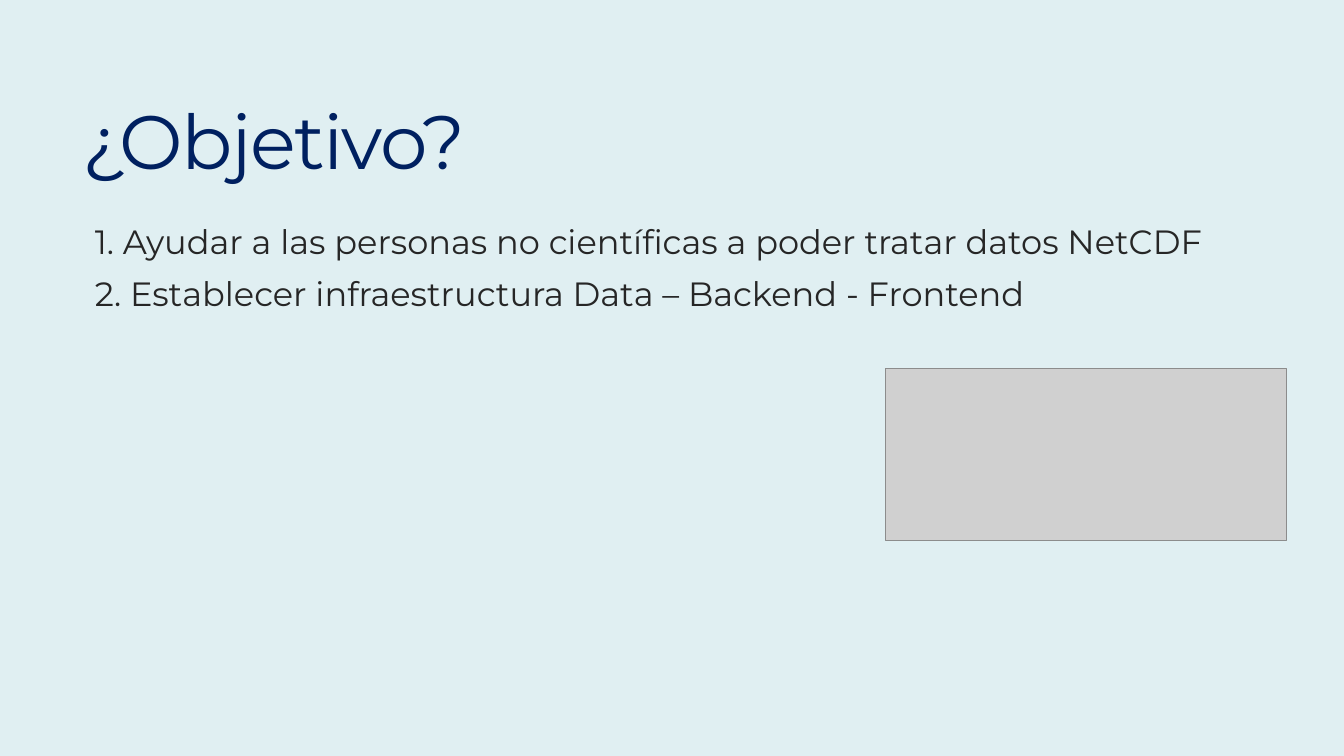
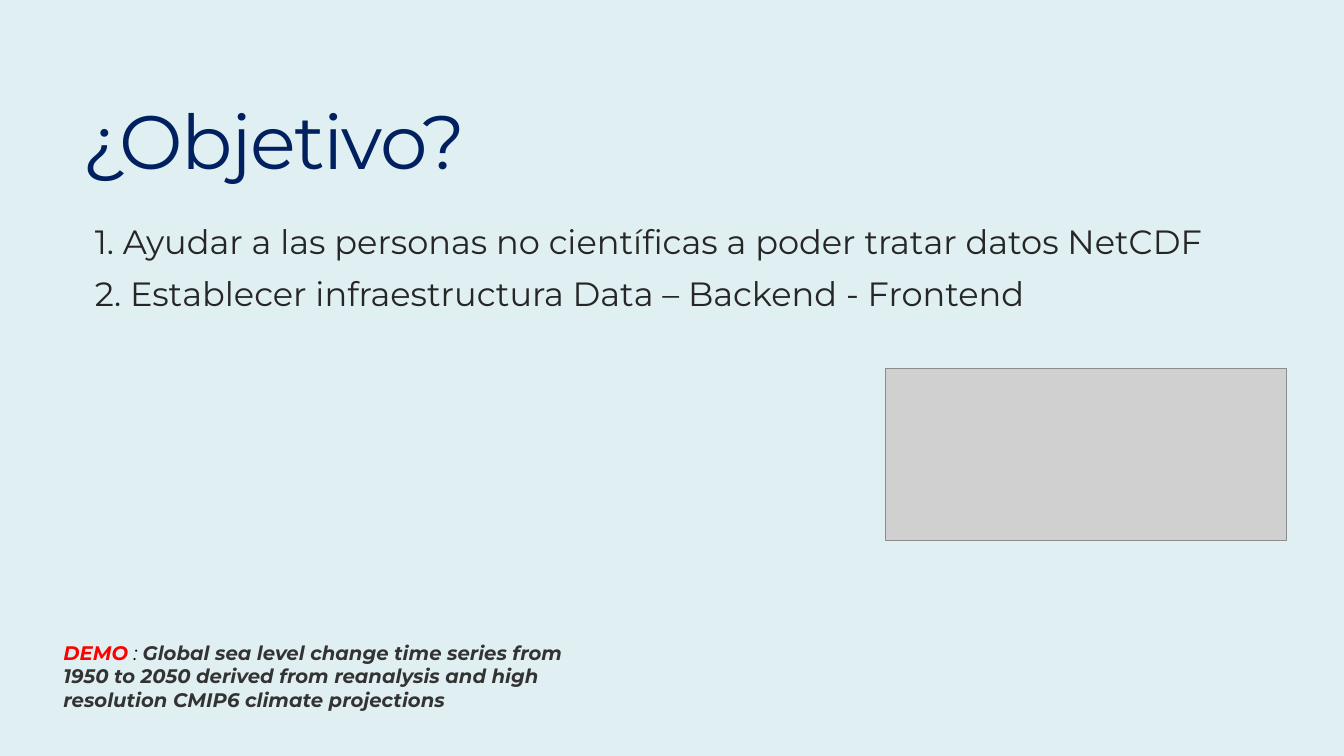
Before and after one commit to iaguerri/climate_change_cities, a slide deck: slide 3 of Ironhack.pptx. Drawn at 1344x756 pixels with LibreOffice and Linux fonts; fonts in the diff are those of the drawing; grey boxes stand for pictures. Boxes give left, top, right and bottom in pixels: in the first picture for what was removed or moved away, otherwise in the second. Text is boxed around its words. In the diff, an @@ line names an element or a change of style, - is before the commit and + after.

Commit message:
final

```diff
--- a/Ironhack.pptx
+++ b/Ironhack.pptx
@@ text added at (63, 644, 562, 711), 14 pt, text #333333, bold, italic @@
+DEMO : Global sea level change time series from 1950 to 2050 derived from reanalysis and high resolution CMIP6 climate projections
```
Also in this commit, not shown: 1 other slide changed.
